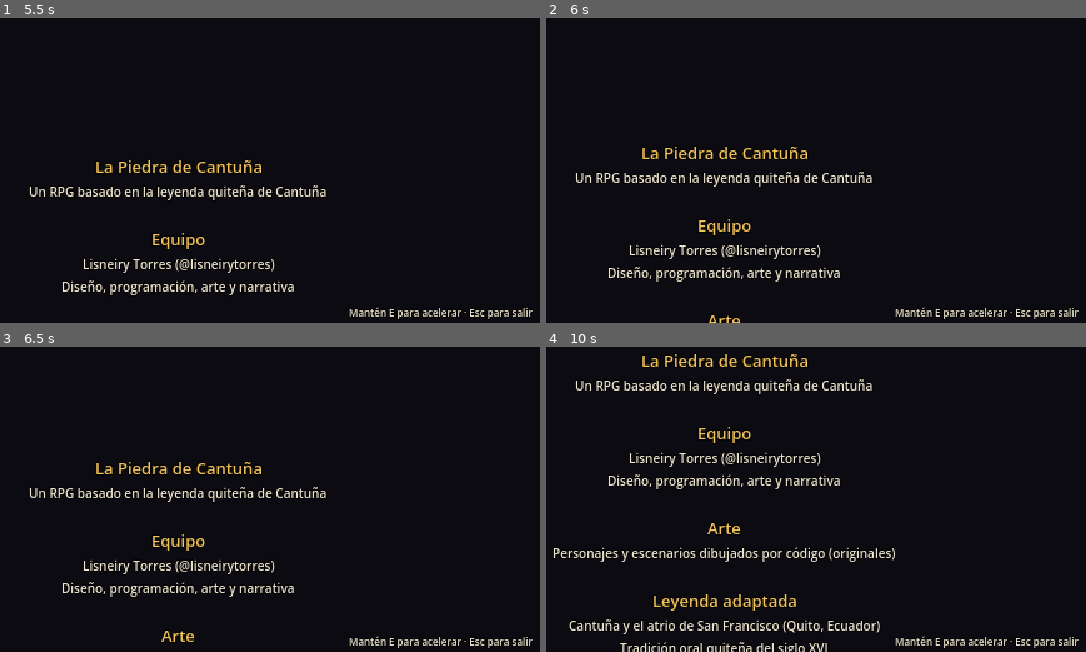
Above: before the commit, frames 1-4 (two rows, left to right).
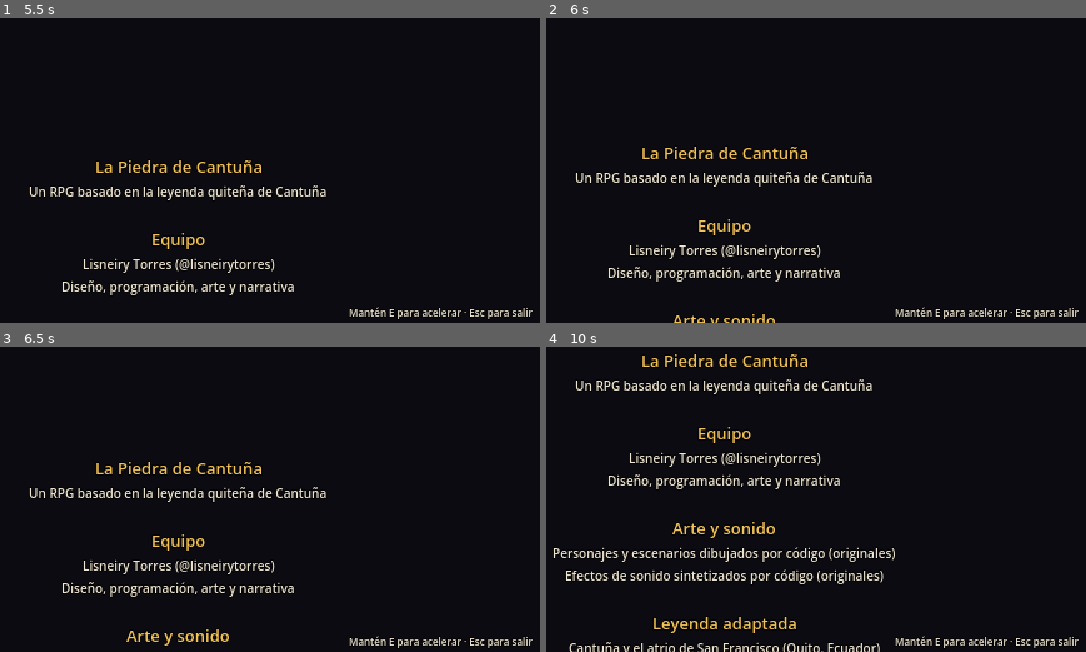
Above: after the commit, the same moments.

Repository: lisneirytorres/piedra-de-cantuna
Game: Godot game, scene res://src/ui/credits/credits.tscn
Two runs of this game, one before a commit and one after it. Both use one fixed random seed, a clock stepped at 60 frames per second and the inputs below. This scene is started directly instead of the project's main scene.
Inputs (mouse positions are in pixels of both pictures, inside the frame that each line leads up to):
- Up to frame 1 (5.5 s): tap Enter (ui_accept) at 0.5, 0.77, 3.77 s; move the mouse to (140, 188) at 0.52 s; hold W (move_up) 0.53-1.25 s; hold Space (dash) 0.53-1.25 s; click (140, 188) at 0.67 s; drag from (421, 164) to (140, 188) at 1.27 s; move the mouse to (outside the picture) at 2.02 s; hold A (move_left) 2.03-2.75 s; tap 1 (select_1) at 2.1 s; drag from (221, 97) to (outside the picture) at 2.77 s; move the mouse to (outside the picture) at 3.52 s; hold S (move_down) 3.53-4.25 s; tap 3 (select_3) at 3.6 s; drag from (356, 75) to (outside the picture) at 4.27 s; move the mouse to (21, 121) at 5.02 s; hold W (move_up) from 5.03 s (still down); tap Alt at 5.1 s; click (21, 121) at 5.17 s
- Up to frame 2 (6 s): release W (move_up) at 5.75 s; drag from (outside the picture) to (567, 121) at 5.77 s
- Up to frame 3 (6.5 s): no input
- Up to frame 4 (10 s): move the mouse to (686, 517) at 6.52 s; hold D (move_right) 6.53-7.25 s; hold Space (dash) 6.53-7.25 s; tap Enter (ui_accept) at 6.77, 9.77 s; drag from (967, 493) to (686, 517) at 7.27 s; move the mouse to (outside the picture) at 8.02 s; hold S (move_down) 8.03-8.75 s; tap 1 (select_1) at 8.1 s; drag from (767, 426) to (outside the picture) at 8.77 s; move the mouse to (outside the picture) at 9.52 s; hold W (move_up) from 9.53 s (still down); tap 3 (select_3) at 9.6 s; click (outside the picture) at 9.67 s

Frame 1 is identical in both runs. In frame 2, 0.2% of the frame differs, in the area x 23-43%, y 97-100%; in frame 3, 0.4%; in frame 4, 4.1%, in the area x 3-63%, y 57-100%.

Commit message:
docs: registra los efectos de sonido originales en los créditos
Co-Authored-By: Claude Opus 5.5 <noreply@anthropic.com>

Diff:
--- a/src/data/credits/credits.tres
+++ b/src/data/credits/credits.tres
@@ -4,4 +4,4 @@
 
 [resource]
 script = ExtResource("1_script")
-lines = PackedStringArray("# La Piedra de Cantuña", "Un RPG  …(108 unchanged characters)… ramación, arte y narrativa", "", "# Arte", "Personajes y escenarios dibujados por código (originales)", "", "# Le …(338 unchanged characters)…
+lines = PackedStringArray("# La Piedra de Cantuña", "Un RPG  …(108 unchanged characters)… ramación, arte y narrativa", "", "# Arte y sonido", "Personajes y escenarios dibujados por código (originales)", "Efectos de sonido sintetizados por código (originales)", "", "# Le …(338 unchanged characters)…
Not shown, changed: CREDITS.md
